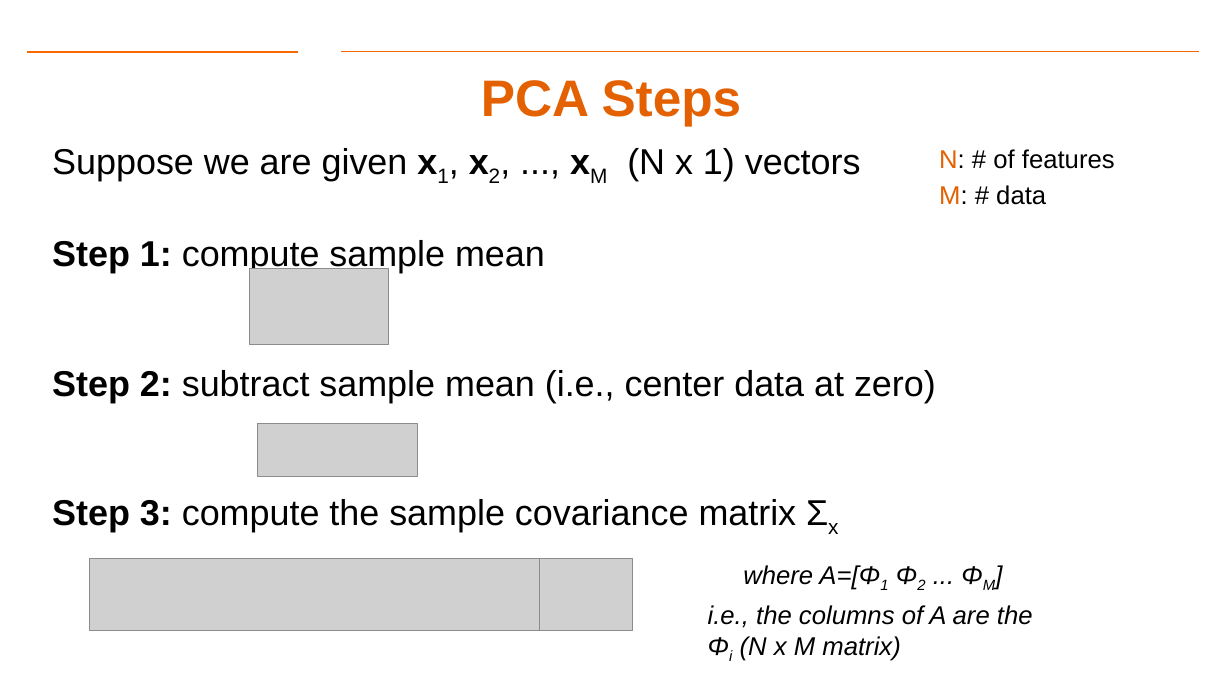
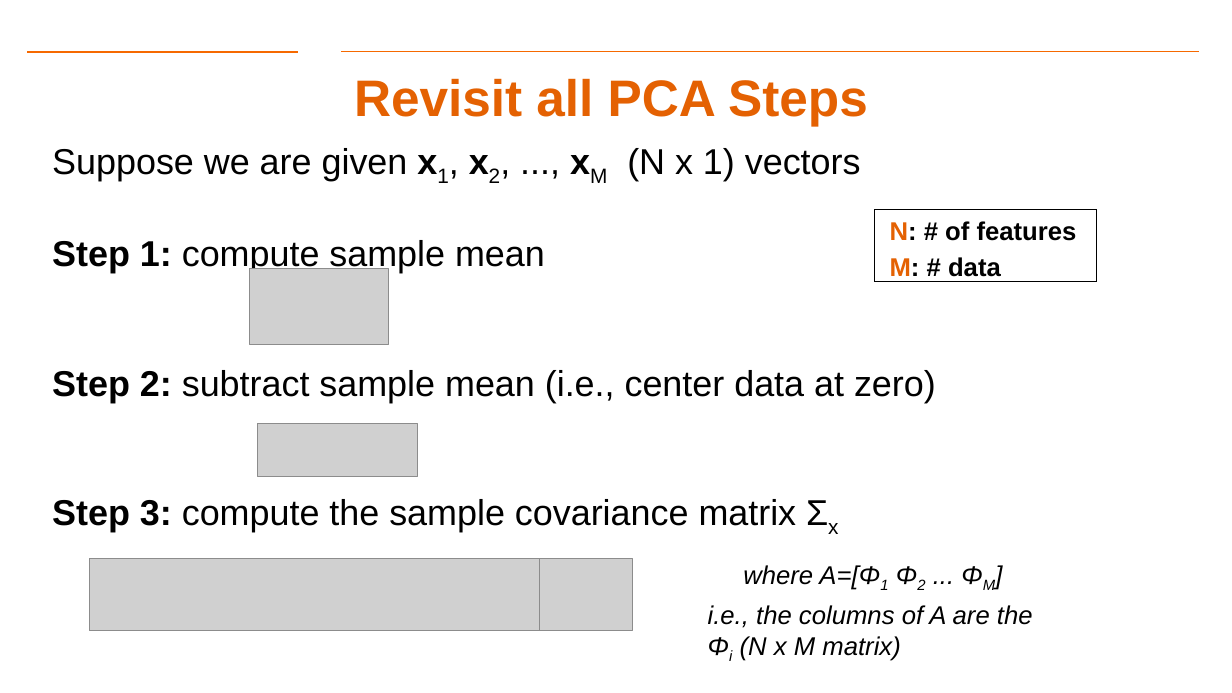
Before and after one commit to Dre1896/RIT-DSCI-633-FDS, a slide deck: slide 27 of Syllabus/Lecture18/Lec18.pptx. Drawn at 1232x693 pixels with LibreOffice and Linux fonts; fonts in the diff are those of the drawing; grey boxes stand for pictures; background and template pictures are left out. Boxes give left, top, right and bottom in pixels: in the first picture for what was removed or moved away, otherwise in the second. Text is boxed around its words. In the diff, an @@ line names an element or a change of style, - is before the commit and + after.

```diff
--- a/Syllabus/Lecture18/Lec18.pptx
+++ b/Syllabus/Lecture18/Lec18.pptx
@@ title at [354,78,868,126]: text changed @@
-PCA Steps
+Revisit all PCA Steps
@@ rectangle "N: # of features": place and size @@
-rectangle "N: # of features" at [939,149,1115,205]
+rectangle "N: # of features" at [874,210,1096,282]
@@ rectangle "N: # of features" at [874,210,1096,282]: bold on; indent changed; outline none to #000000 0.75 pt @@
```
Also in this commit, not shown: 7 other slides changed, 2 slides added, 2 slides removed.
